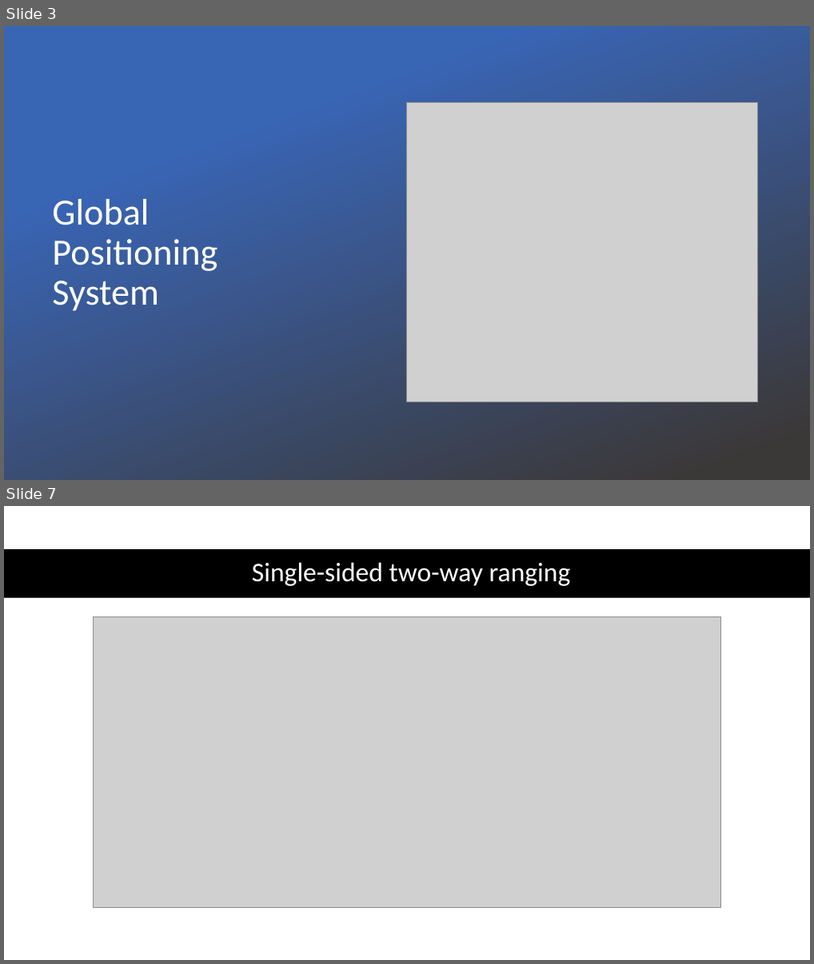
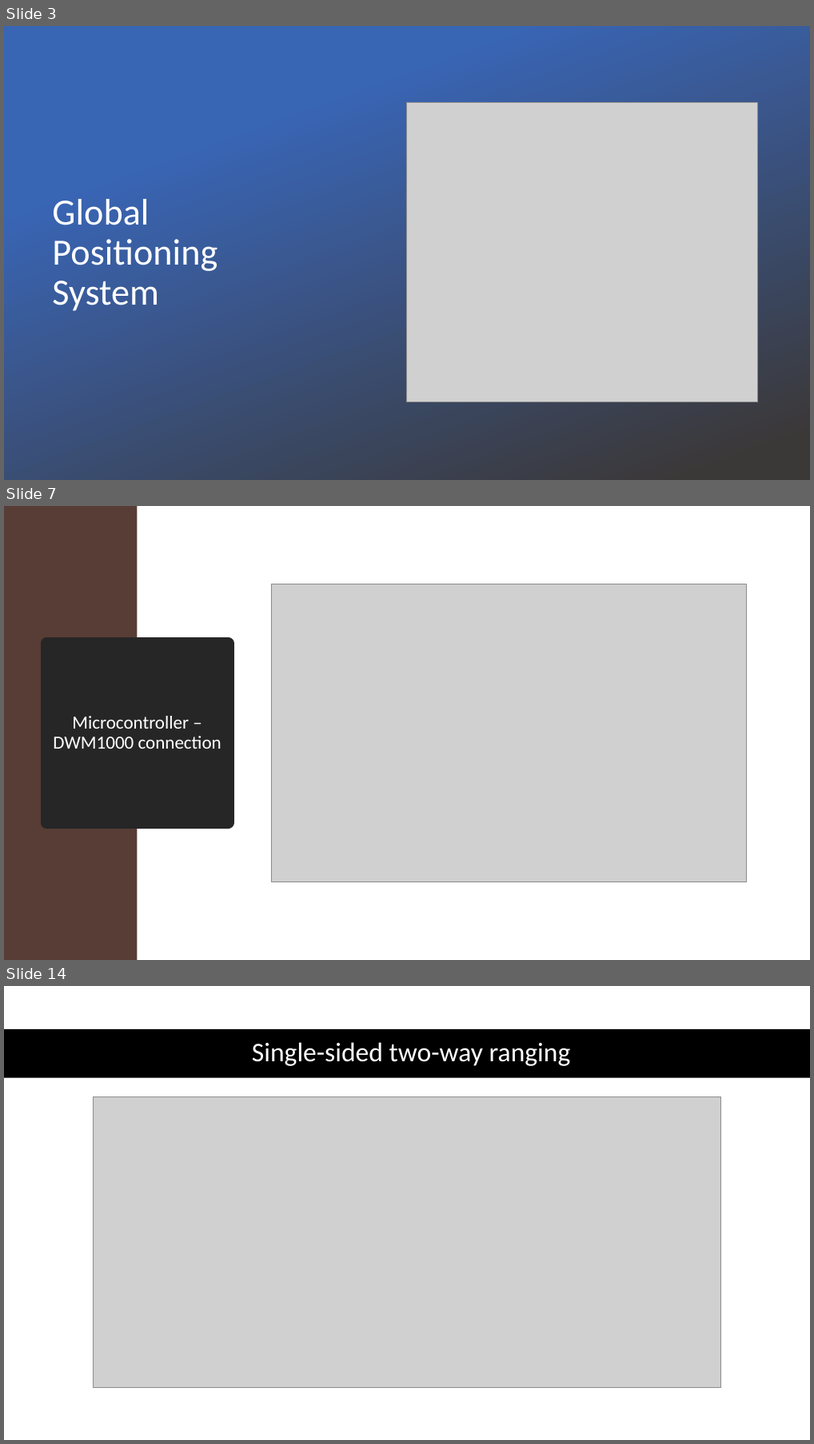
Before and after one commit to raulvel/licenta, a slide deck: Velcherean_Raul_presentation.pptx. Shown one above the other, each under a label of ours: slides 3 and 7 before the commit, slides 3, 7 and 14 after it; the slides between them are not shown. The pictures are 814x964 and 814x1444 pixels, drawn with LibreOffice and Linux fonts; fonts in the diff are those of the drawing; grey boxes stand for pictures; background and template pictures are left out; a plain dark background stands for a picture behind light text. Boxes give left, top, right and bottom in pixels: in the first picture for what was removed or moved away, otherwise in the second. Text is boxed around its words. In the diff, an @@ line names an element or a change of style, - is before the commit and + after.

```diff
--- a/Velcherean_Raul_presentation.pptx
+++ b/Velcherean_Raul_presentation.pptx
@@ slide 7 added at (x1=4, y1=506, x2=810, y2=960), background #FFFFFF @@
@@ rectangle added at (x1=4, y1=506, x2=137, y2=960), fill #573D35 @@
@@ picture added at (x1=271, y1=584, x2=747, y2=882) @@
@@ title added at (x1=46, y1=644, x2=229, y2=822), fill #262626, outline #262626 13.75 pt, 22 pt, text #FFFFFF @@
+Microcontroller – DWM1000 connection
@@ what was slide 7 is now slide 14 @@
```
Also in this commit, not shown: 1 slide changed, 10 other slides added, 1 slide removed.
